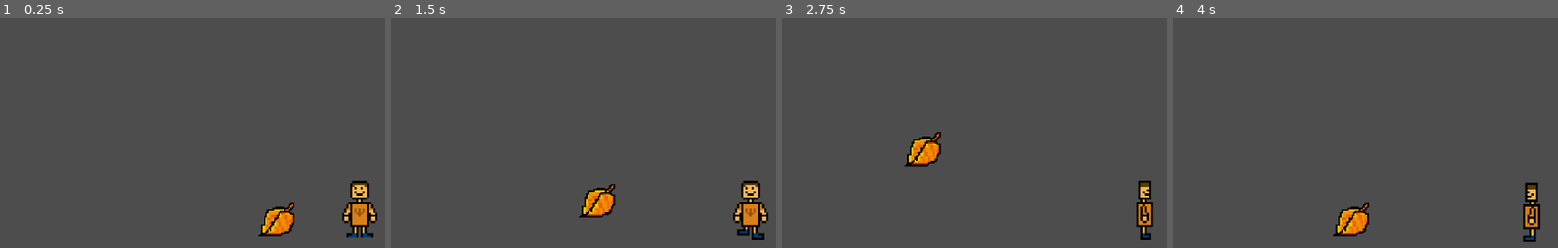
Above: before the commit, frames 1-4 (left to right).
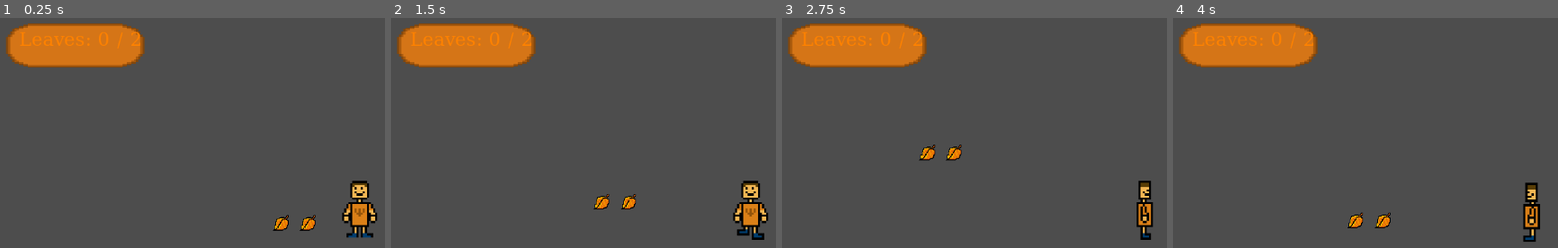
Above: after the commit, the same moments.

Repository: ILikeSloths24/cozyfalljamalittleleafy
Game: Godot game, scene res://scenes/game.tscn
The game is run twice, just before and just after one commit, with the same random seed, the same clock (stepped at 60 frames per second) and the same inputs. The project has no main scene, so this scene is started directly.
Inputs:
- Up to frame 1 (0.25 s): no input
- Up to frame 2 (1.5 s): tap Enter at 0.5 s; hold D (move_right) 0.53-1.28 s; hold S (move_down) from 1.28 s (still down)
- Up to frame 3 (2.75 s): release S (move_down) at 2.03 s; hold D (move_right) from 2.03 s (still down)
- Up to frame 4 (4 s): release D (move_right) at 2.78 s; hold W (move_up) 2.78-3.53 s; hold A (move_left) from 3.53 s (still down)

The runs differ from the first frame. In frame 1, 7.5% of the frame differs, in the area x 1-83%, y 2-95%; in frame 2, 7.5%; in frame 3, 7.5%, in the area x 1-47%, y 2-65%; in frame 4, 7.5%.

Commit message:
finished leaf and added leaf counter

Diff:
--- /dev/null
+++ b/a-little-leafy/area_2d.gd
@@ -0,0 +1,5 @@
+extends Area2D
+
+func _on_body_entered(body):
+	if body.name == "Player":
+		queue_free()
--- a/a-little-leafy/leaf.tscn
+++ b/a-little-leafy/leaf.tscn
@@ -3,21 +3,16 @@
 [ext_resource type="Script" uid="uid://byppqd3c0jqoq" path="res://leaf.gd" id="1_qihfy"]
 [ext_resource type="Texture2D" uid="uid://duvfmjadqsnnq" path="res://assests/Art/LEAF.png" id="2_jiete"]
 
-[sub_resource type="CircleShape2D" id="CircleShape2D_kbfpc"]
-radius = 33.01515
+[sub_resource type="CircleShape2D" id="CircleShape2D_qihfy"]
+radius = 12.0415945
 
-[node name="Node2D" type="Node2D" unique_id=2095554818]
-
-[node name="leaf" type="Area2D" parent="." unique_id=1507174773]
+[node name="Leaf" type="Area2D" unique_id=1009833558]
 script = ExtResource("1_qihfy")
 
-[node name="CollisionShape2D" type="CollisionShape2D" parent="leaf" unique_id=2104708047]
-position = Vector2(15, 21)
-shape = SubResource("CircleShape2D_kbfpc")
+[node name="CollisionShape2D" type="CollisionShape2D" parent="." unique_id=2116443761]
+shape = SubResource("CircleShape2D_qihfy")
 
-[node name="Sprite2D" type="Sprite2D" parent="leaf" unique_id=1364217803]
-position = Vector2(19, 22)
-scale = Vector2(2.3125, 2.1875)
+[node name="Sprite2D" type="Sprite2D" parent="." unique_id=1505532189]
 texture = ExtResource("2_jiete")
 
-[connection signal="body_entered" from="leaf" to="leaf" method="_on_body_entered"]
+[connection signal="body_entered" from="." to="." method="_on_body_entered"]
--- /dev/null
+++ b/a-little-leafy/scenes/game.gd
@@ -0,0 +1,17 @@
+extends Node2D
+
+var leaves_collected: int = 0
+var total_leaves: int = 0
+
+@onready var leaf_counter = $CanvasLayer/CounterBox/LeafCounter
+
+func _ready():
+	total_leaves = get_tree().get_nodes_in_group("leaves").size()
+	update_counter()
+
+func collect_leaf():
+	leaves_collected += 1
+	update_counter()
+
+func update_counter():
+	leaf_counter.text = "Leaves: " + str(leaves_collected) + " / " + str(total_leaves)
--- a/a-little-leafy/scenes/game.tscn
+++ b/a-little-leafy/scenes/game.tscn
@@ -1,8 +1,14 @@
 [gd_scene format=3 uid="uid://l8d630or02tt"]
 
 [ext_resource type="Script" uid="uid://dx6laraswu5mu" path="res://character_body_2d.gd" id="1_lnu2h"]
+[ext_resource type="Script" uid="uid://c6pf6bn5a4i3i" path="res://scenes/game.gd" id="1_p57ef"]
 [ext_resource type="Texture2D" uid="uid://b2x0v1uridqbp" path="res://assests/Art/CHARACTER FINAL.png" id="2_lbhrr"]
-[ext_resource type="PackedScene" uid="uid://celfv6fem2swy" path="res://leaf.tscn" id="3_iywne"]
+[ext_resource type="Script" uid="uid://bmk7icsvecnvl" path="res://scenes/leaf.gd" id="3_lbhrr"]
+[ext_resource type="Texture2D" uid="uid://duvfmjadqsnnq" path="res://assests/Art/LEAF.png" id="4_iywne"]
+[ext_resource type="Texture2D" uid="uid://lyf5yycwj5gy" path="res://assests/Art/Text background.png" id="5_iywne"]
+
+[sub_resource type="RectangleShape2D" id="RectangleShape2D_lbhrr"]
+size = Vector2(58, 95)
 
 [sub_resource type="AtlasTexture" id="AtlasTexture_fc0e3"]
 atlas = ExtResource("2_lbhrr")
@@ -187,12 +193,41 @@
 "speed": 5.0
 }]
 
+[sub_resource type="CircleShape2D" id="CircleShape2D_p57ef"]
+radius = 13.152946
+
+[sub_resource type="FontFile" id="FontFile_lbhrr"]
+cache/0/variation_coordinates = {}
+cache/0/face_index = 0
+cache/0/embolden = 0.0
+cache/0/transform = Transform2D(1, 0, 0, 1, 0, 0)
+cache/0/spacing_top = 0
+cache/0/spacing_bottom = 0
+cache/0/spacing_space = 0
+cache/0/spacing_glyph = 0
+cache/0/baseline_offset = 0.0
+cache/0/16/0/ascent = 0.0
+cache/0/16/0/descent = 0.0
+cache/0/16/0/underline_position = 0.0
+cache/0/16/0/underline_thickness = 0.0
+cache/0/16/0/scale = 1.0
+cache/0/30/0/ascent = 0.0
+cache/0/30/0/descent = 0.0
+cache/0/30/0/underline_position = 0.0
+cache/0/30/0/underline_thickness = 0.0
+cache/0/30/0/scale = 1.0
+
+[sub_resource type="StyleBoxFlat" id="StyleBoxFlat_p57ef"]
+
 [node name="Node2D" type="Node2D" unique_id=2082649133]
+script = ExtResource("1_p57ef")
 
 [node name="Player" type="CharacterBody2D" parent="." unique_id=2034718763]
 script = ExtResource("1_lnu2h")
 
 [node name="CollisionShape2D" type="CollisionShape2D" parent="Player" unique_id=2052521661]
+position = Vector2(5, -12.5)
+shape = SubResource("RectangleShape2D_lbhrr")
 
 [node name="AnimatedSprite2D" type="AnimatedSprite2D" parent="Player" unique_id=983257984]
 position = Vector2(7, -14)
@@ -204,5 +239,49 @@
 
 [node name="Camera2D" type="Camera2D" parent="Player" unique_id=557220815]
 
-[node name="Node2D" parent="." unique_id=2095554818 instance=ExtResource("3_iywne")]
-position = Vector2(-145, -17)
+[node name="Leaf" type="Area2D" parent="." unique_id=1136360925 groups=["leaves"]]
+script = ExtResource("3_lbhrr")
+
+[node name="Sprite2D" type="Sprite2D" parent="Leaf" unique_id=1158069216]
+position = Vector2(-79, 8)
+texture = ExtResource("4_iywne")
+
+[node name="CollisionShape2D" type="CollisionShape2D" parent="Leaf" unique_id=822553520]
+position = Vector2(-81, 10)
+shape = SubResource("CircleShape2D_p57ef")
+
+[node name="CanvasLayer" type="CanvasLayer" parent="." unique_id=1868535772]
+
+[node name="CounterBox" type="TextureRect" parent="CanvasLayer" unique_id=1874377406]
+offset_left = 11.0
+offset_top = 13.0
+offset_right = 233.0
+offset_bottom = 84.25
+texture = ExtResource("5_iywne")
+
+[node name="LeafCounter" type="Label" parent="CanvasLayer/CounterBox" unique_id=1572110916]
+layout_mode = 0
+offset_left = 21.0
+offset_top = 12.0
+offset_right = 223.0
+offset_bottom = 62.0
+theme_override_colors/font_color = Color(1, 0.50980395, 0, 1)
+theme_override_fonts/font = SubResource("FontFile_lbhrr")
+theme_override_font_sizes/font_size = 30
+theme_override_styles/focus = SubResource("StyleBoxFlat_p57ef")
+text = "  Leaves: 0 / 0"
+
+[node name="Leaf2" type="Area2D" parent="." unique_id=1771810562 groups=["leaves"]]
+position = Vector2(-43, 0)
+script = ExtResource("3_lbhrr")
+
+[node name="Sprite2D" type="Sprite2D" parent="Leaf2" unique_id=282093111]
+position = Vector2(-79, 8)
+texture = ExtResource("4_iywne")
+
+[node name="CollisionShape2D" type="CollisionShape2D" parent="Leaf2" unique_id=1936887670]
+position = Vector2(-81, 10)
+shape = SubResource("CircleShape2D_p57ef")
+
+[connection signal="body_entered" from="Leaf" to="Leaf" method="_on_body_entered"]
+[connection signal="body_entered" from="Leaf2" to="Leaf2" method="_on_body_entered"]
--- /dev/null
+++ b/a-little-leafy/scenes/leaf.gd
@@ -0,0 +1,16 @@
+extends Area2D
+
+var start_y: float
+var time: float = 0.0
+
+func _ready():
+	start_y = position.y
+
+func _process(delta):
+	time += delta
+	position.y = start_y + sin(time * 2.5) * 3
+
+func _on_body_entered(body):
+	if body.name == "Player":
+		get_tree().current_scene.collect_leaf()
+		queue_free()
--- a/a-little-leafy/scenes/leaf.tscn
+++ b/a-little-leafy/scenes/leaf.tscn
@@ -1,23 +1,18 @@
 [gd_scene format=3 uid="uid://djfawi63q76kf"]
 
-[ext_resource type="Script" uid="uid://byppqd3c0jqoq" path="res://leaf.gd" id="1_4r3pj"]
+[ext_resource type="Script" uid="uid://bmk7icsvecnvl" path="res://scenes/leaf.gd" id="1_4r3pj"]
 [ext_resource type="Texture2D" uid="uid://duvfmjadqsnnq" path="res://assests/Art/LEAF.png" id="2_r6846"]
 
-[sub_resource type="CircleShape2D" id="CircleShape2D_kbfpc"]
-radius = 33.01515
+[sub_resource type="CircleShape2D" id="CircleShape2D_r6846"]
+radius = 12.0415945
 
-[node name="Node2D" type="Node2D" unique_id=2095554818]
-
-[node name="leaf" type="Area2D" parent="." unique_id=1507174773]
+[node name="Leaf" type="Area2D" unique_id=1016496839]
 script = ExtResource("1_4r3pj")
 
-[node name="CollisionShape2D" type="CollisionShape2D" parent="leaf" unique_id=2104708047]
-position = Vector2(15, 21)
-shape = SubResource("CircleShape2D_kbfpc")
-
-[node name="Sprite2D" type="Sprite2D" parent="leaf" unique_id=1364217803]
-position = Vector2(19, 22)
-scale = Vector2(2.3125, 2.1875)
+[node name="Sprite2D" type="Sprite2D" parent="." unique_id=1709186959]
 texture = ExtResource("2_r6846")
 
-[connection signal="body_entered" from="leaf" to="leaf" method="_on_body_entered"]
+[node name="CollisionShape2D" type="CollisionShape2D" parent="." unique_id=863726857]
+shape = SubResource("CircleShape2D_r6846")
+
+[connection signal="body_entered" from="." to="." method="_on_body_entered"]
Not shown, added: a-little-leafy/area_2d.gd.uid
Binary file added: a-little-leafy/assests/Art/Text background.png
Not shown, added: a-little-leafy/assests/Art/Text background.png.import
Not shown, added: a-little-leafy/scenes/game.gd.uid
Not shown, added: a-little-leafy/scenes/leaf.gd.uid
